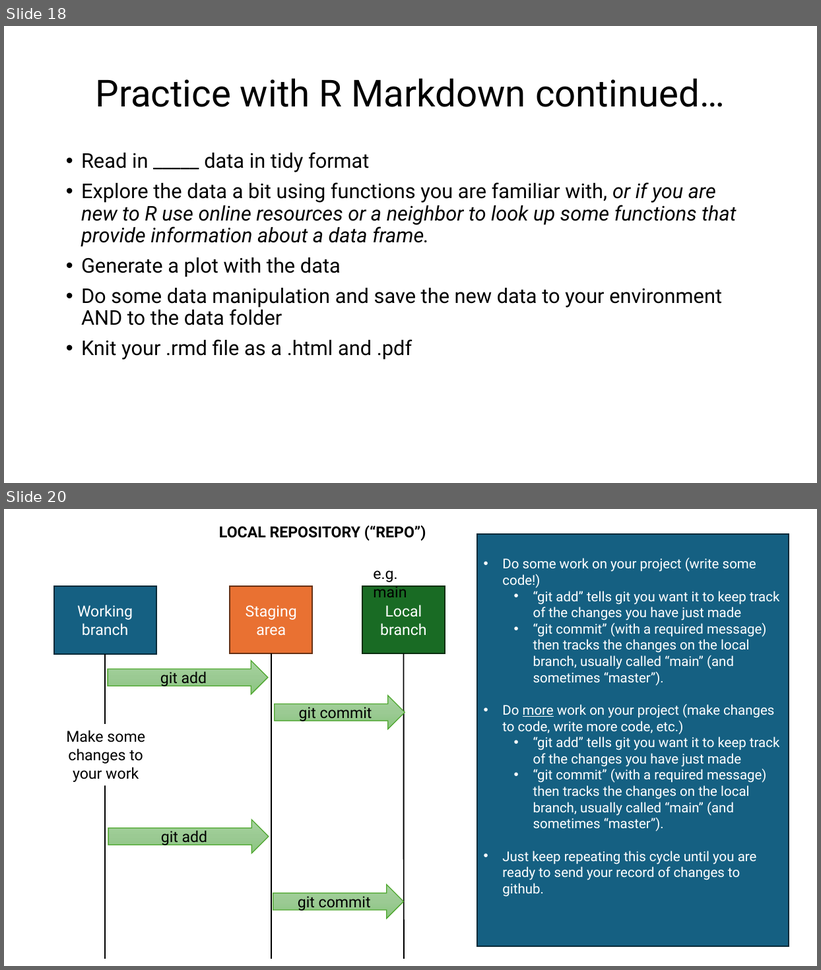
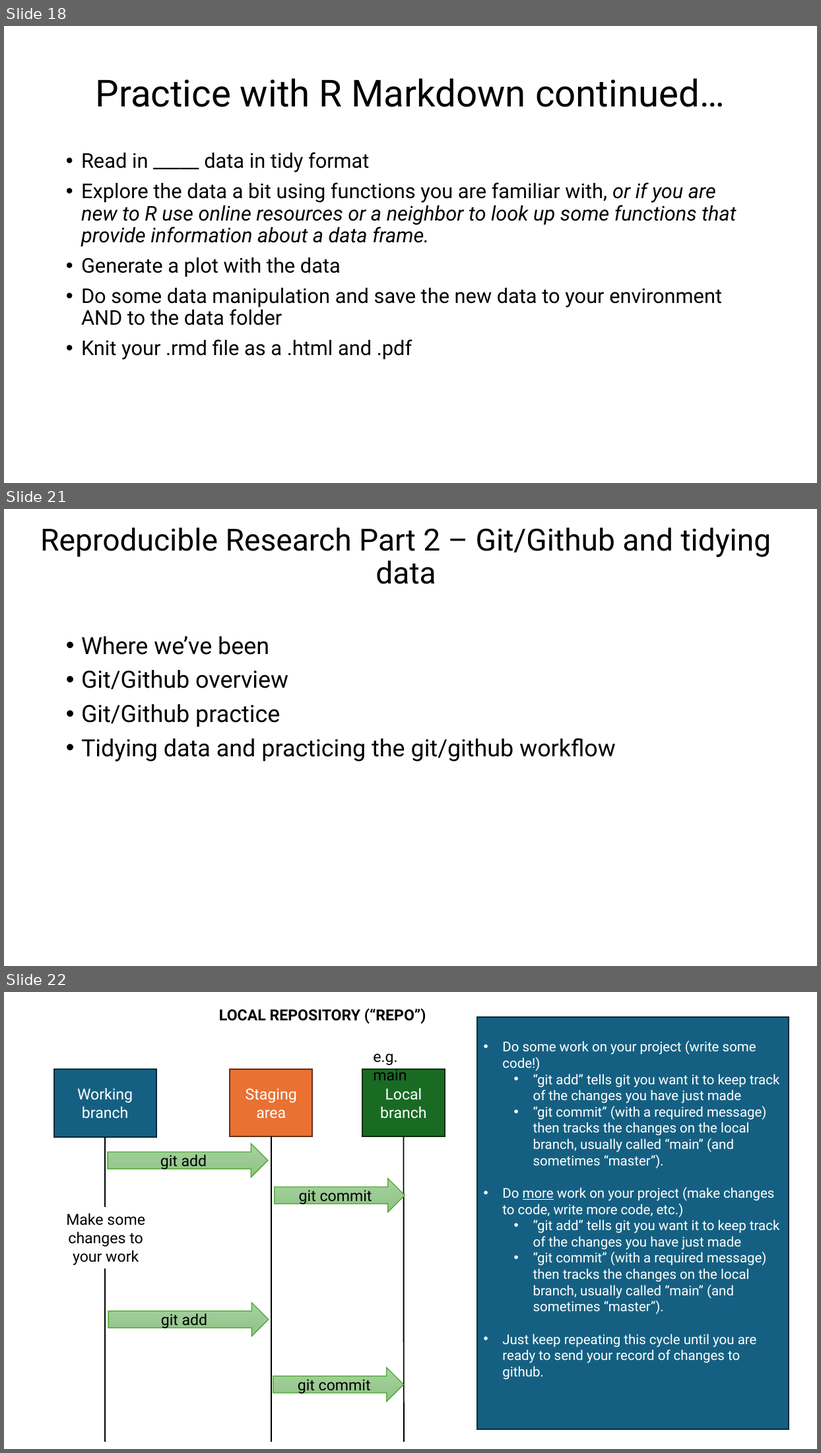
Before and after one commit to marissadyck/reproducible-research-R-ASM, a slide deck: docs/Reproducible research in R.pptx. Shown one above the other, each under a label of ours: slides 18 and 20 before the commit, slides 18, 21 and 22 after it; the slides between them are not shown. The pictures are 821x970 and 821x1453 pixels, drawn with LibreOffice and Linux fonts; fonts in the diff are those of the drawing. Boxes give left, top, right and bottom in pixels: in the first picture for what was removed or moved away, otherwise in the second. Text is boxed around its words. In the diff, an @@ line names an element or a change of style, - is before the commit and + after.

Commit message:
updating git github stuff

```diff
--- a/docs/Reproducible research in R.pptx
+++ b/docs/Reproducible research in R.pptx
@@ slide 21 added at <box>4,509,817,966</box>, background #FFFFFF @@
@@ title added at <box>40,527,772,584</box>, 36 pt, text #000000 @@
+Reproducible Research Part 2 – Git/Github and tidying data
@@ text added at <box>81,636,616,762</box>, 28 pt, text #000000 @@
+• Where we’ve been
+• Git/Github overview
+• Git/Github practice
+• Tidying data and practicing the git/github workflow
@@ what was slide 20 is now slide 22 @@
```
Also in this commit, not shown: 2 other slides added, 1 slide removed, 6 other files.
